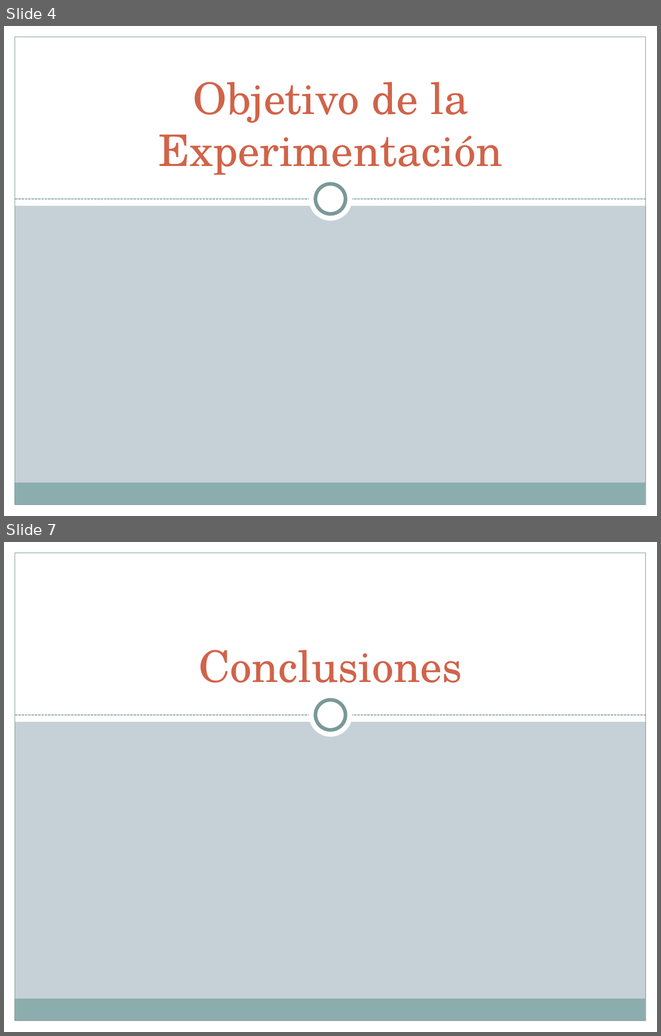
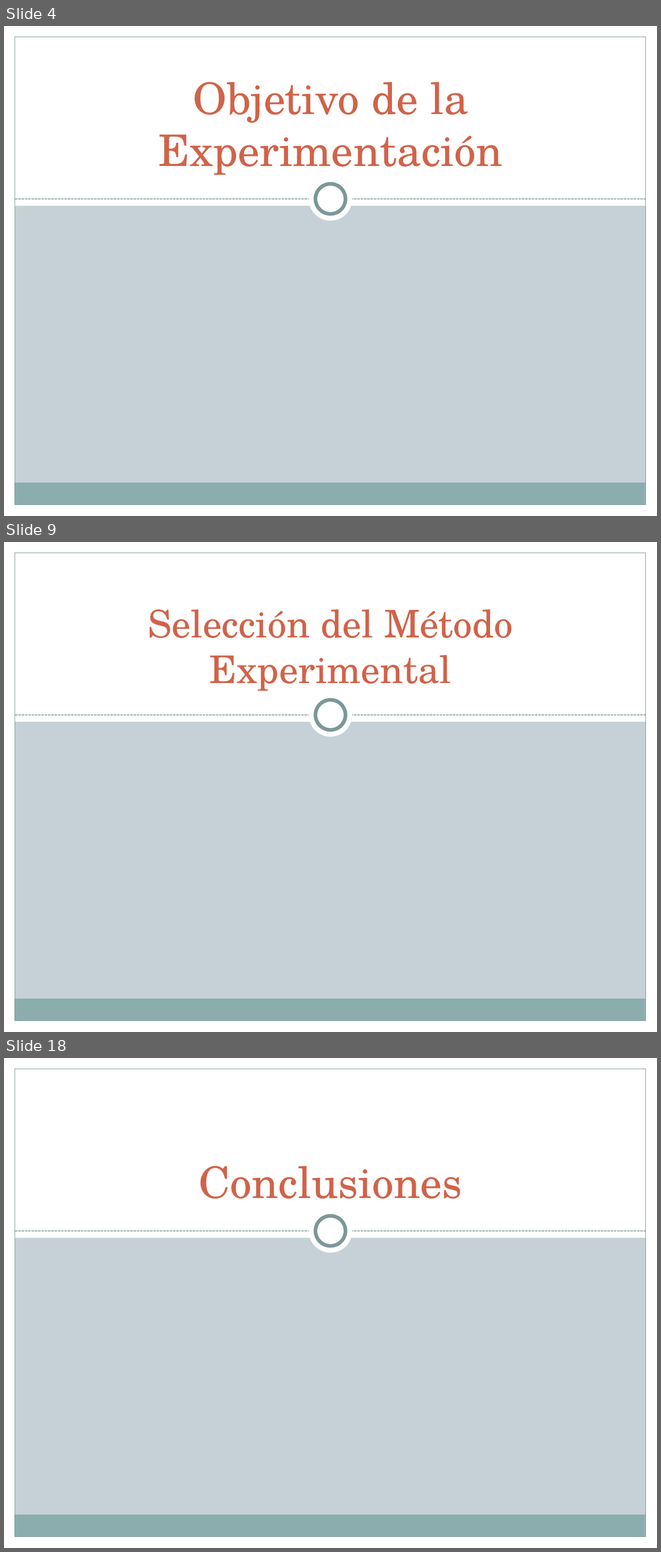
Before and after one commit to diegohttp/plagiarius, a slide deck: Lab6/Diapos HIPOTESIS.pptx. Shown one above the other, each under a label of ours: slides 4 and 7 before the commit, slides 4, 9 and 18 after it; the slides between them are not shown. The pictures are 661x1036 and 661x1552 pixels, drawn with LibreOffice and Linux fonts; fonts in the diff are those of the drawing. Boxes give left, top, right and bottom in pixels: in the first picture for what was removed or moved away, otherwise in the second. Text is boxed around its words. In the diff, an @@ line names an element or a change of style, - is before the commit and + after.

```diff
--- a/Lab6/Diapos HIPOTESIS.pptx
+++ b/Lab6/Diapos HIPOTESIS.pptx
@@ slide 9 added at (4, 542, 657, 1032), background #C5D1D7; not listed: 9 template elements that a slide beside it also shows @@
@@ title added at (148, 609, 513, 691), 42 pt, text #D16349 @@
+Selección del Método Experimental
@@ what was slide 7 is now slide 18 @@
```
Also in this commit, not shown: 1 slide changed, 11 other slides added, 1 slide removed.
